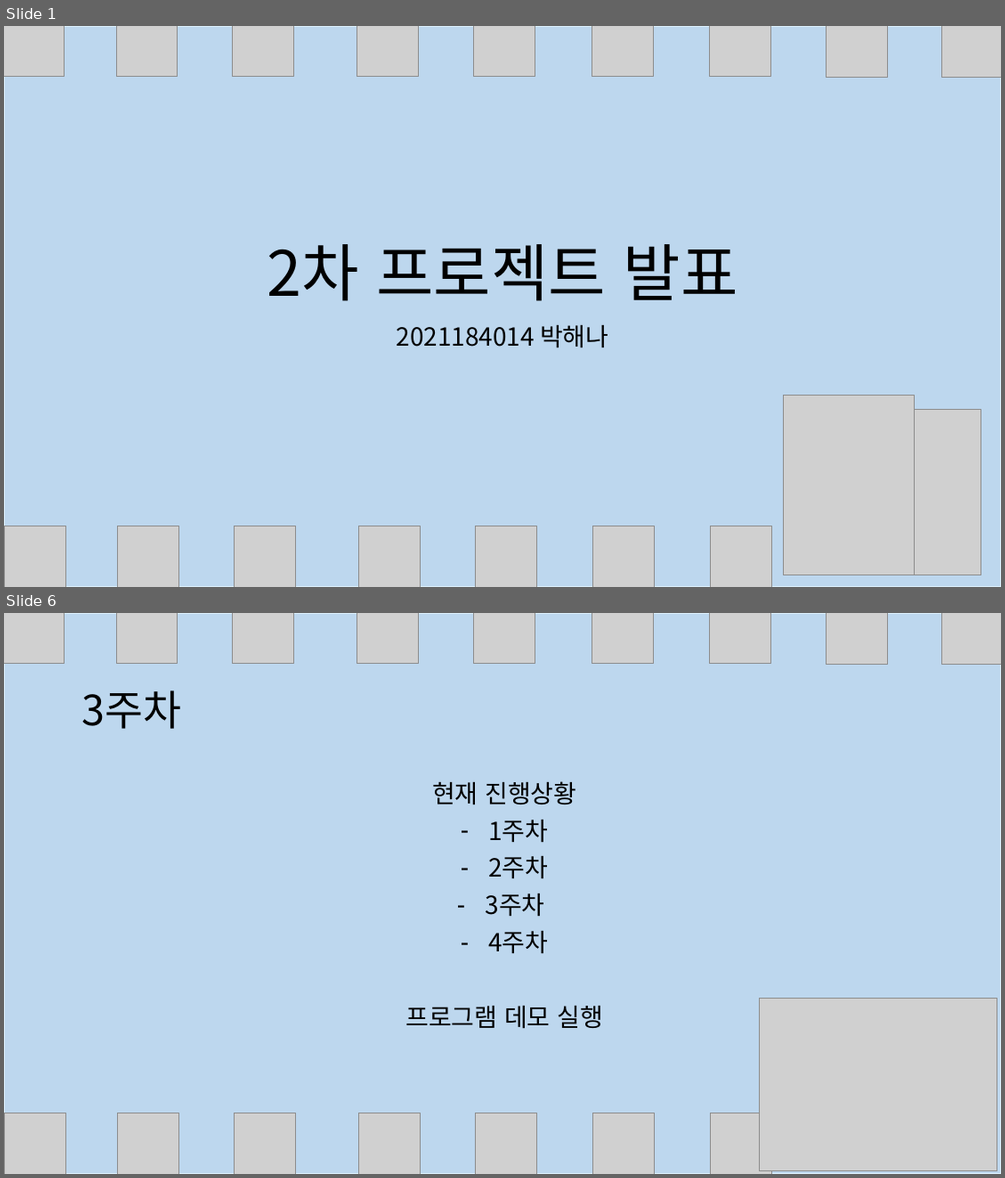
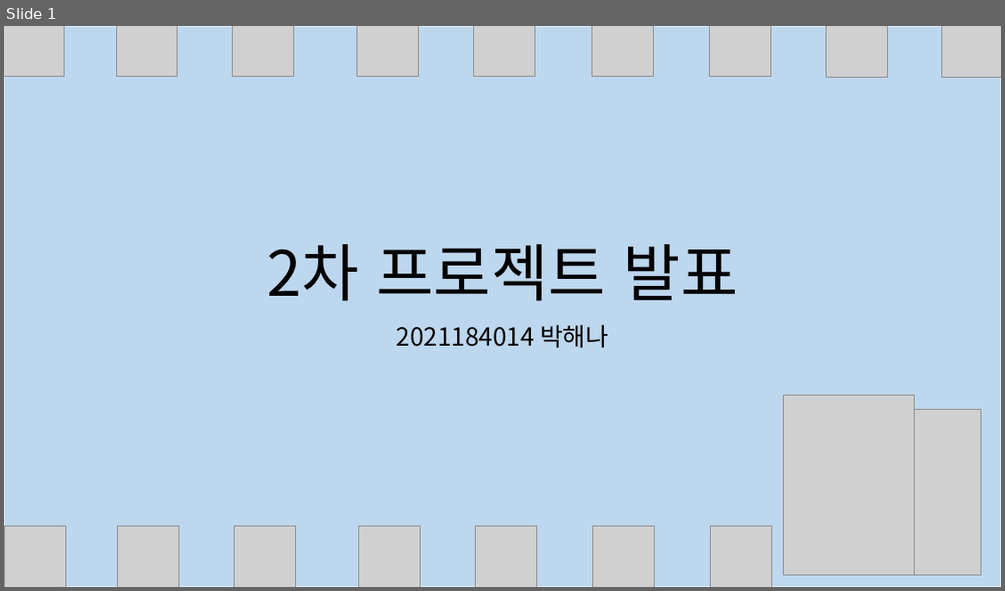
Before and after one commit to hannahBak/2021184014_2DGP_DRILL, a slide deck: 2차 프로젝트 발표/2차 프로젝트 발표.pptx. Shown one above the other, each under a label of ours: slides 1 and 6 before the commit, slide 1 after it; the slides between them are not shown. The pictures are 1005x1178 and 1005x591 pixels, drawn with LibreOffice and Linux fonts; fonts in the diff are those of the drawing; grey boxes stand for pictures. Boxes give left, top, right and bottom in pixels: in the first picture for what was removed or moved away, otherwise in the second. Text is boxed around its words. In the diff, an @@ line names an element or a change of style, - is before the commit and + after.

```diff
--- a/2차 프로젝트 발표/2차 프로젝트 발표.pptx
+++ b/2차 프로젝트 발표/2차 프로젝트 발표.pptx
@@ slide 6 removed at (x1=4, y1=613, x2=1001, y2=1174), background #FFFFFF @@
@@ rectangle removed at (x1=4, y1=613, x2=1001, y2=1174) @@
@@ picture removed at (x1=4, y1=613, x2=65, y2=663) @@
@@ picture removed at (x1=116, y1=613, x2=178, y2=663) @@
@@ picture removed at (x1=233, y1=613, x2=294, y2=663) @@
@@ picture removed at (x1=357, y1=613, x2=418, y2=663) @@
@@ picture removed at (x1=474, y1=613, x2=535, y2=663) @@
@@ picture removed at (x1=591, y1=613, x2=653, y2=664) @@
@@ picture removed at (x1=709, y1=613, x2=770, y2=663) @@
@@ picture removed at (x1=826, y1=613, x2=888, y2=664) @@
@@ picture removed at (x1=942, y1=613, x2=1001, y2=664) @@
@@ text removed at (x1=82, y1=690, x2=182, y2=729) @@
-3주차
@@ text removed at (x1=405, y1=781, x2=604, y2=1029) @@
-현재 진행상황
-– 1주차
-– 2주차
-– 3주차
-– 4주차
-프로그램 데모 실행
@@ picture removed at (x1=760, y1=998, x2=997, y2=1171) @@
@@ picture removed at (x1=5, y1=1112, x2=66, y2=1174) @@
@@ picture removed at (x1=118, y1=1112, x2=179, y2=1174) @@
@@ picture removed at (x1=234, y1=1112, x2=295, y2=1174) @@
@@ picture removed at (x1=358, y1=1112, x2=420, y2=1174) @@
@@ picture removed at (x1=475, y1=1112, x2=536, y2=1174) @@
@@ picture removed at (x1=593, y1=1113, x2=655, y2=1174) @@
@@ picture removed at (x1=711, y1=1112, x2=772, y2=1174) @@
```
Also in this commit, not shown: 7 slides changed, 2 slides added.
